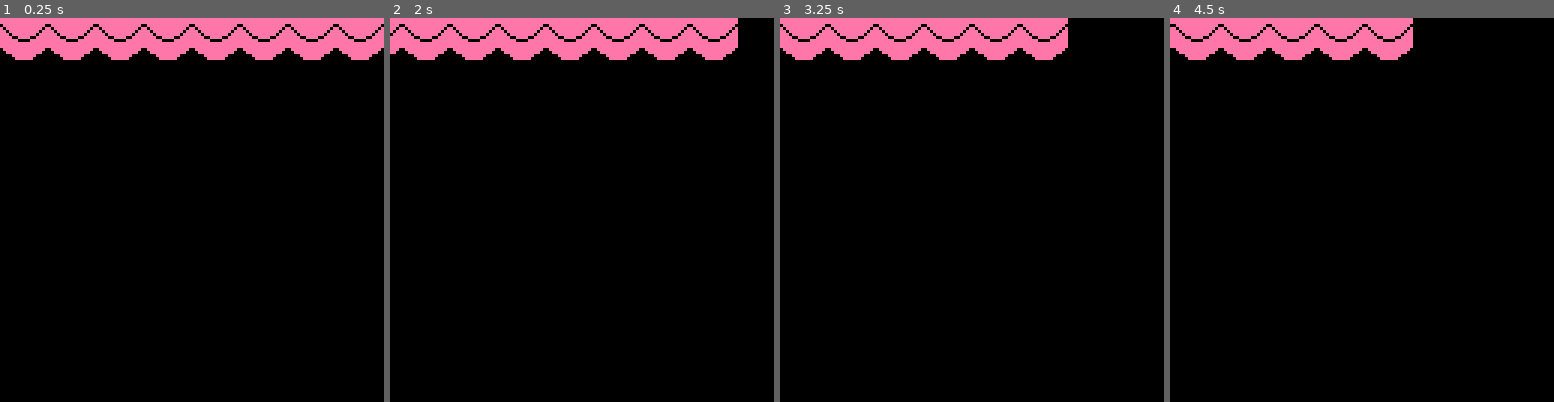
Above: before the commit, frames 1-4 (left to right).
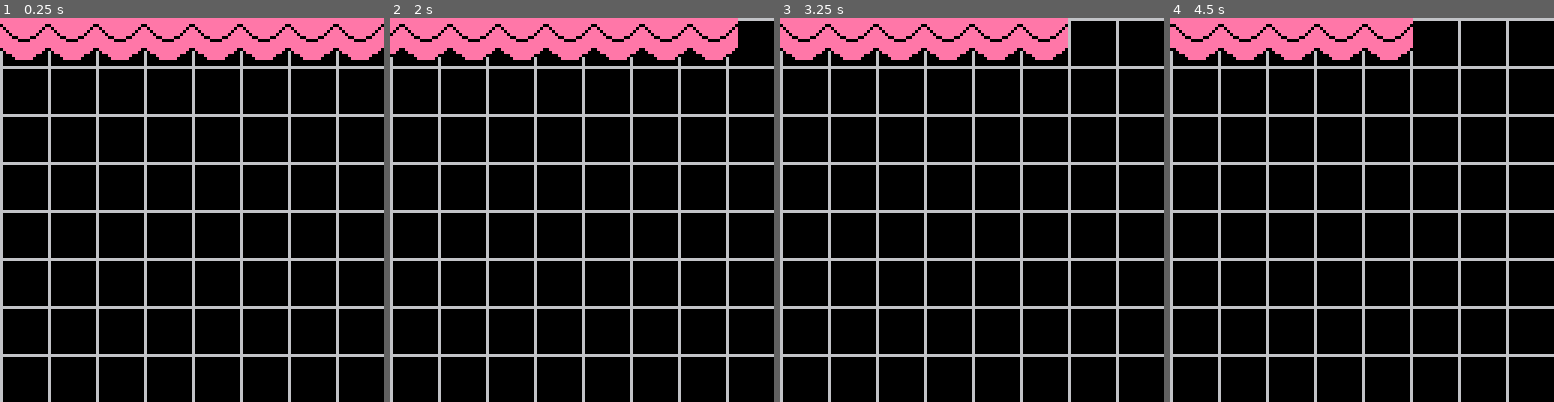
Above: after the commit, the same moments.

Repository: robotspacefish/game-studies
Game: PICO-8 cartridge battletoads.p8
Two runs of this game, one before a commit and one after it. Both use one fixed random seed, a clock stepped at 60 frames per second and the inputs below.
Inputs:
- Up to frame 1 (0.25 s): no input
- Up to frame 2 (2 s): hold Right from 1.6 s (still down)
- Up to frame 3 (3.25 s): release Right at 2.1 s; hold Right 2.47-3.03 s
- Up to frame 4 (4.5 s): hold Right from 4.02 s (still down)

The runs differ from the first frame. In frame 1, 11% of the frame differs, in the area x 0-100%, y 8-100%; in frame 2, 11%; in frame 3, 11%; in frame 4, 11%, in the area x 0-100%, y 0-100%.

Commit message:
draw 16x16 grid

Diff:
--- a/battletoads.p8
+++ b/battletoads.p8
@@ -30,6 +30,7 @@
  	cls()
   palt(0, false) -- make black visible
   palt(15, true) -- make peach transparent
+  draw_grid()
 
   -- draw top row
   for i = 1, #top_row do
@@ -40,6 +41,14 @@
     spr(64, top_row[i].x1, 0, 2, 2)
   end
 
+end
+
+function draw_grid()
+  -- draw grid
+  for i = 0, 8 do
+    line(i * 16, 0, i* 16, 128, 6)
+    line (0, i * 16, 128, i * 16, 6)
+  end
 end
 
 function _update()
